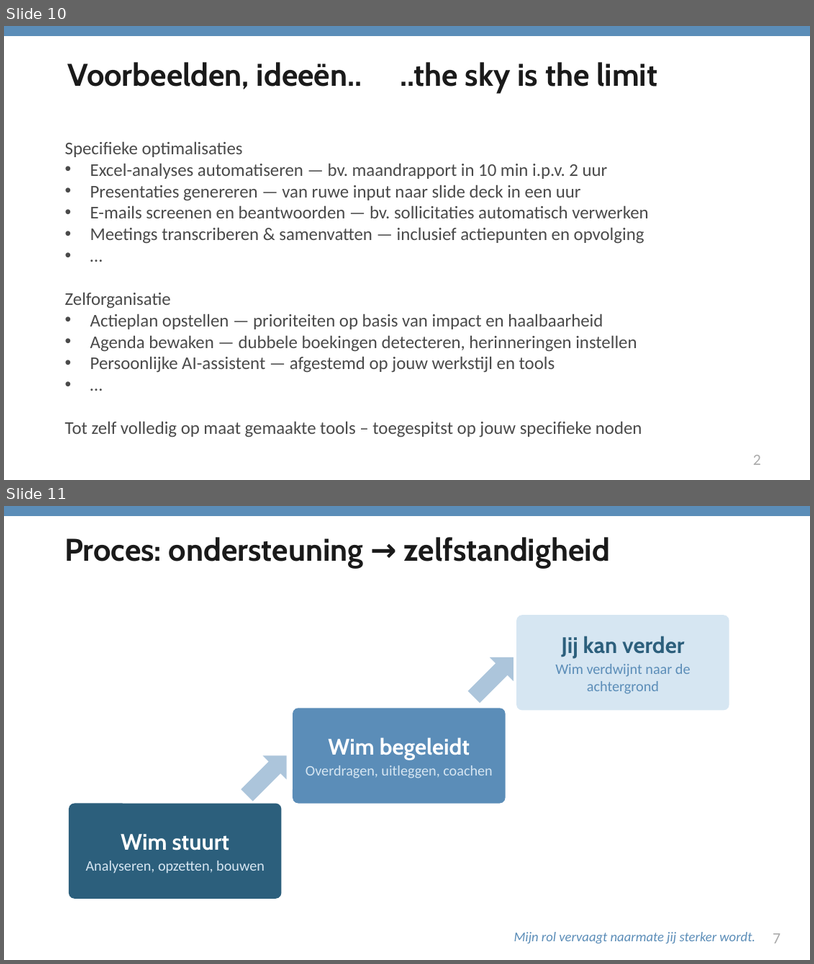
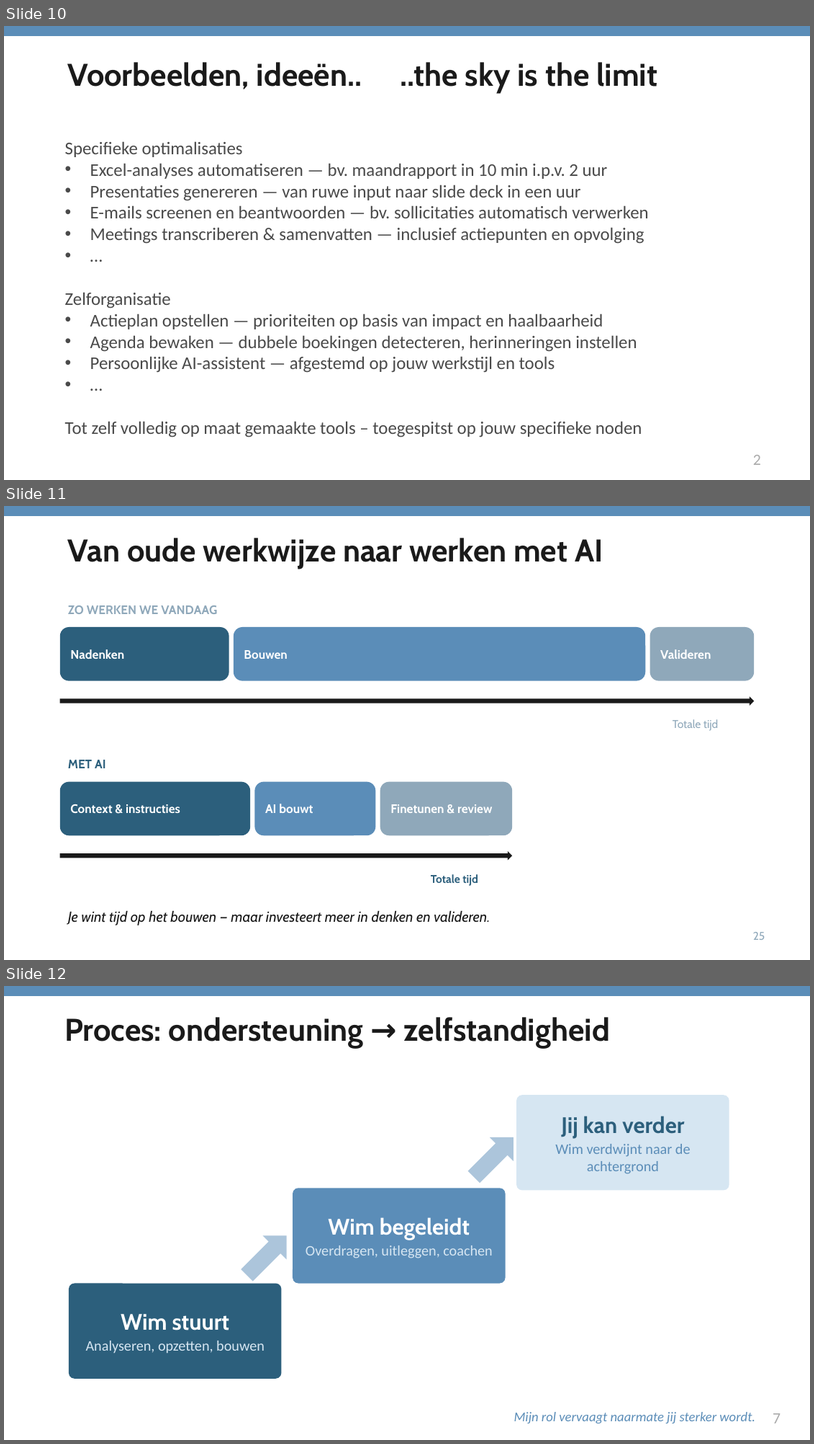
Before and after one commit to wimpierson/wim-claude-context, a slide deck: WWWim_Propositie.pptx. Shown one above the other, each under a label of ours: slides 10 and 11 before the commit, slides 10, 11 and 12 after it. The pictures are 814x964 and 814x1444 pixels, drawn with LibreOffice and Linux fonts; fonts in the diff are those of the drawing. Boxes give left, top, right and bottom in pixels: in the first picture for what was removed or moved away, otherwise in the second. Text is boxed around its words. In the diff, an @@ line names an element or a change of style, - is before the commit and + after.

```diff
--- a/WWWim_Propositie.pptx
+++ b/WWWim_Propositie.pptx
@@ slide 11 added at (4, 506, 810, 960), background #FFFFFF @@
@@ rectangle added at (4, 506, 810, 515), fill #5B8DB8 @@
@@ text added at (68, 538, 603, 569), 28 pt, text #1A1A1A, bold @@
+Van oude werkwijze naar werken met AI
@@ text added at (68, 605, 217, 614), 11 pt, text #8FA8BA, bold @@
+ZO WERKEN WE VANDAAG
@@ rounded rectangle added at (59, 627, 229, 681), fill #2C5F7C, 11 pt, text #FFFFFF, bold @@
+Nadenken
@@ rounded rectangle added at (234, 627, 646, 681), fill #5B8DB8, 11 pt, text #FFFFFF, bold @@
+Bouwen
@@ rounded rectangle added at (650, 627, 754, 681), fill #8FA8BA, 11 pt, text #FFFFFF, bold @@
+Valideren
@@ right arrow added at (59, 696, 754, 705), fill #1A1A1A @@
@@ text added at (673, 719, 718, 731), 10 pt, text #8FA8BA @@
+Totale tijd
@@ text added at (68, 759, 106, 768), 11 pt, text #2C5F7C, bold @@
+MET AI
@@ rounded rectangle added at (59, 782, 250, 836), fill #2C5F7C, 11 pt, text #FFFFFF, bold @@
+Context & instructies
@@ rounded rectangle added at (255, 782, 376, 836), fill #5B8DB8, 11 pt, text #FFFFFF, bold @@
+AI bouwt
@@ rounded rectangle added at (381, 782, 513, 836), fill #8FA8BA, 11 pt, text #FFFFFF, bold @@
+Finetunen & review
@@ right arrow added at (59, 851, 512, 860), fill #1A1A1A @@
@@ text added at (431, 874, 478, 885), 10 pt, text #2C5F7C, bold @@
+Totale tijd
@@ text added at (68, 911, 490, 925), 13 pt, text #1A1A1A, italic @@
+Je wint tijd op het bouwen — maar investeert meer in denken en valideren.
@@ text added at (754, 932, 766, 939), 10 pt, text #8FA8BA @@
+25
@@ what was slide 11 is now slide 12 @@
```
Also in this commit, not shown: 3 slides changed, 1 other slide added.
